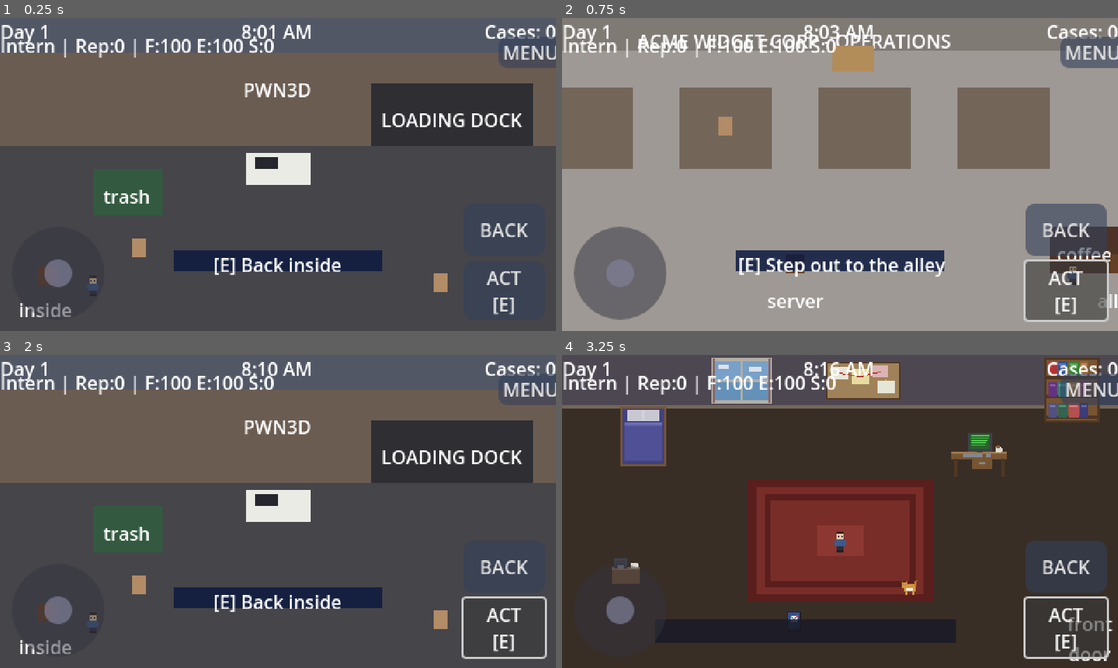
Above: before the commit, frames 1-4 (two rows, left to right).
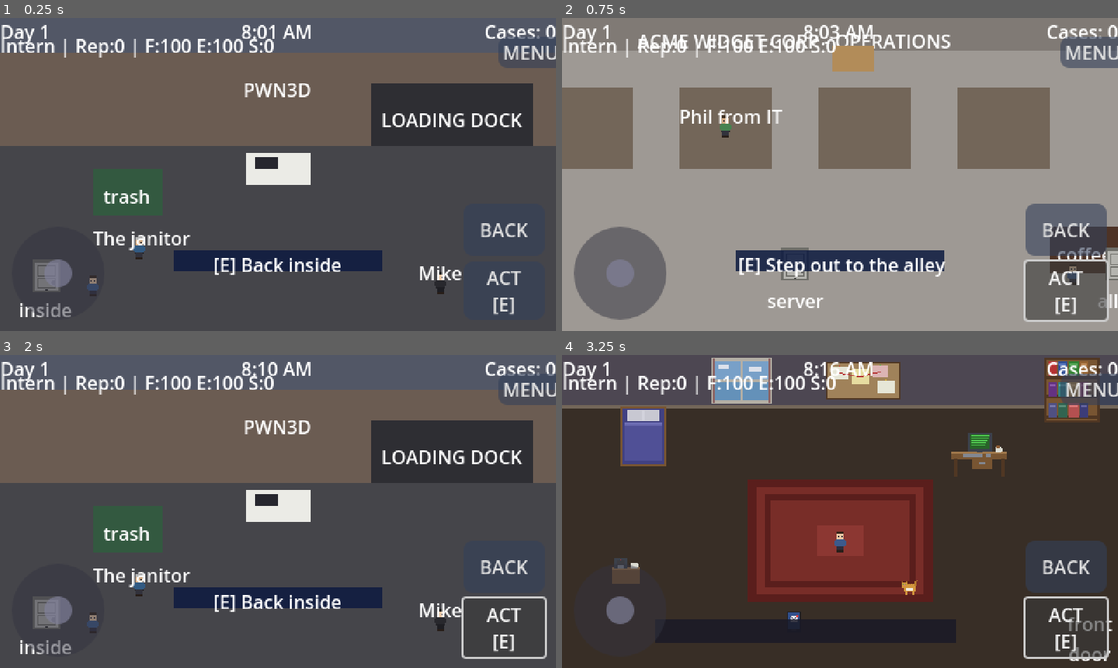
Above: after the commit, the same moments.

Repository: jbeley/dfir-godot
Game: Godot game, scene res://src/scenes/world/site_acme_alley.tscn
Two runs of this game, one before a commit and one after it. Both use one fixed random seed, a clock stepped at 60 frames per second and the inputs below. This scene is started directly instead of the project's main scene. Sound files missing from this copy of the repository are replaced by a short silence.
Inputs:
- Up to frame 1 (0.25 s): no input
- Up to frame 2 (0.75 s): click "ACT [E]" at 0.5 s
- Up to frame 3 (2 s): click "ACT [E]" at 1.25 s
- Up to frame 4 (3.25 s): click "BACK" at 2 s; click "ACT [E]" at 2.75 s

The runs differ from the first frame. In frame 1, 1.0% of the frame differs, in the area x 6-83%, y 68-89%; in frame 2, 0.9%; in frame 3, 1.0%; in frame 4, nothing differs.

Commit message:
polish(world): NPC + door sprites with name labels
Replaces the placeholder colored rectangles with pixel-art NPC sprites
(one per character, distinct hair / shirt palette) and door sprites
(wood / interior / exterior — picked automatically by the destination
location's kind). Adds name labels above each NPC.

Lookups happen via two static registries:
  - NpcSpriteRegistry: maps npc_id -> Texture2D. WorldNPC._setup_visuals
    pulls the texture on _ready, so existing scenes get sprites just by
    setting npc_id; no per-instance tscn edit needed.
  - DoorSpriteRegistry: picks wood / interior / exterior from the
    destination LocationData.kind. HUB doors are wood, SITE doors are
    interior, STREET doors are exterior. Door.gd does the lookup on
    _ready against target_location.

Generator: tools/generate_world_sprites.py produces 9 NPC sprites and
3 door sprites under assets/sprites/world/. Reuses the proportions
and palette philosophy from the existing player sprite for consistency.

Both component scenes still ship a Placeholder ColorRect that's hidden
when a real texture is present, so unconfigured NPCs / doors still
show *something* instead of nothing.

Tests: 153 passing (no behavior change). Playthrough: 50+ checkpoints
PASS — sprites confirmed rendering at apartment door, all 9 NPCs
across both sites, and Marcie carrying the same sprite across cases.

https://claude.ai/code/session_01ACEaBU8wiSehGmLUxyKfi3

Diff:
--- a/src/scenes/components/door.gd
+++ b/src/scenes/components/door.gd
@@ -10,10 +10,22 @@
 @export var target_location: StringName = &""
 @export var target_spawn: StringName = &"default"
 @export var prompt: String = "[E] Enter"
+@export var sprite_texture: Texture2D
 
 
 func _ready() -> void:
 	add_to_group("hotspots")
+	const DoorSpriteRegistry := preload("res://src/systems/world/door_sprite_registry.gd")
+	var tex: Texture2D = sprite_texture
+	if tex == null and target_location != &"":
+		tex = DoorSpriteRegistry.sprite_for_target(target_location)
+	var sprite: Sprite2D = get_node_or_null("Sprite") as Sprite2D
+	if sprite and tex != null:
+		sprite.texture = tex
+		sprite.texture_filter = CanvasItem.TEXTURE_FILTER_NEAREST
+		var placeholder: ColorRect = get_node_or_null("Placeholder") as ColorRect
+		if placeholder:
+			placeholder.visible = false
 
 
 func get_prompt() -> String:
--- a/src/scenes/components/door.tscn
+++ b/src/scenes/components/door.tscn
@@ -3,17 +3,22 @@
 [ext_resource type="Script" path="res://src/scenes/components/door.gd" id="1_door"]
 
 [sub_resource type="RectangleShape2D" id="shape_door"]
-size = Vector2(24, 24)
+size = Vector2(24, 28)
 
 [node name="Door" type="Area2D" groups=["hotspots"]]
 script = ExtResource("1_door")
 
-[node name="Sprite" type="ColorRect" parent="."]
+[node name="Placeholder" type="ColorRect" parent="."]
 offset_left = -8.0
 offset_top = -16.0
 offset_right = 8.0
 offset_bottom = 0.0
 color = Color(0.4, 0.25, 0.15, 1)
 
+[node name="Sprite" type="Sprite2D" parent="."]
+position = Vector2(0, -8)
+texture_filter = 0
+centered = true
+
 [node name="Shape" type="CollisionShape2D" parent="."]
 shape = SubResource("shape_door")
--- a/src/scenes/components/world_npc.gd
+++ b/src/scenes/components/world_npc.gd
@@ -16,6 +16,8 @@
 @export var lines: PackedStringArray = PackedStringArray()
 @export var prompt_override: String = ""
 @export var faction_id: StringName = &""
+@export var sprite_texture: Texture2D
+@export var name_label_visible: bool = true
 
 signal dialogue_requested(npc: WorldNPC)
 
@@ -24,6 +26,28 @@
 
 func _ready() -> void:
 	add_to_group("hotspots")
+	_setup_visuals()
+
+
+func _setup_visuals() -> void:
+	const NpcSpriteRegistry := preload(
+		"res://src/systems/world/npc_sprite_registry.gd"
+	)
+	var sprite: Sprite2D = get_node_or_null("Sprite") as Sprite2D
+	# Inspector override wins; otherwise look up by npc_id.
+	var tex: Texture2D = sprite_texture
+	if tex == null and npc_id != &"":
+		tex = NpcSpriteRegistry.get_sprite(npc_id)
+	if sprite and tex != null:
+		sprite.texture = tex
+		sprite.texture_filter = CanvasItem.TEXTURE_FILTER_NEAREST
+		var placeholder: ColorRect = get_node_or_null("Placeholder") as ColorRect
+		if placeholder:
+			placeholder.visible = false
+	var name_label: Label = get_node_or_null("NameLabel") as Label
+	if name_label:
+		name_label.visible = name_label_visible
+		name_label.text = display_name
 
 
 func get_prompt() -> String:
--- a/src/scenes/components/world_npc.tscn
+++ b/src/scenes/components/world_npc.tscn
@@ -3,17 +3,31 @@
 [ext_resource type="Script" path="res://src/scenes/components/world_npc.gd" id="1_npc"]
 
 [sub_resource type="RectangleShape2D" id="shape_npc"]
-size = Vector2(16, 16)
+size = Vector2(16, 20)
 
 [node name="WorldNPC" type="Area2D" groups=["hotspots"]]
 script = ExtResource("1_npc")
 
-[node name="Sprite" type="ColorRect" parent="."]
+[node name="Placeholder" type="ColorRect" parent="."]
 offset_left = -6.0
 offset_top = -10.0
 offset_right = 6.0
 offset_bottom = 6.0
 color = Color(0.7, 0.55, 0.4, 1)
 
+[node name="Sprite" type="Sprite2D" parent="."]
+position = Vector2(0, -2)
+texture_filter = 0
+centered = true
+
+[node name="NameLabel" type="Label" parent="."]
+offset_left = -40.0
+offset_top = -22.0
+offset_right = 40.0
+offset_bottom = -12.0
+text = "NPC"
+horizontal_alignment = 1
+mouse_filter = 2
+
 [node name="Shape" type="CollisionShape2D" parent="."]
 shape = SubResource("shape_npc")
--- /dev/null
+++ b/src/systems/world/door_sprite_registry.gd
@@ -0,0 +1,29 @@
+extends RefCounted
+class_name DoorSpriteRegistry
+
+## Picks a door sprite from the *destination* location's kind, so every door
+## that leads home looks the same, every door into a SITE feels like
+## entering a workplace, etc. Keeps tscn instances free of styling decisions.
+
+const LocationDataScript := preload("res://src/systems/world/location_data.gd")
+
+const WOOD: Texture2D = preload("res://assets/sprites/world/doors/wood.png")
+const INTERIOR: Texture2D = preload("res://assets/sprites/world/doors/interior.png")
+const EXTERIOR: Texture2D = preload("res://assets/sprites/world/doors/exterior.png")
+
+
+static func sprite_for_target(target_location: StringName) -> Texture2D:
+	const LocationsRegistry := preload("res://src/systems/world/locations_registry.gd")
+	var loc: Resource = LocationsRegistry.get_location(target_location)
+	if loc == null:
+		return EXTERIOR
+	match int(loc.kind):
+		LocationDataScript.Kind.HUB:
+			return WOOD
+		LocationDataScript.Kind.STREET:
+			return EXTERIOR
+		LocationDataScript.Kind.SITE:
+			return INTERIOR
+		LocationDataScript.Kind.HANGOUT:
+			return WOOD
+	return EXTERIOR
--- /dev/null
+++ b/src/systems/world/npc_sprite_registry.gd
@@ -0,0 +1,23 @@
+extends RefCounted
+class_name NpcSpriteRegistry
+
+## Lookup of pixel-art NPC sprites by npc_id. Keeps WorldNPC instances dumb —
+## the .tscn doesn't need a sprite_texture set; the component pulls its
+## texture from here on _ready, falling back to the placeholder rect if no
+## sprite is registered for the id.
+
+const SPRITES: Dictionary = {
+	&"marcie_rivera": preload("res://assets/sprites/world/npcs/marcie_rivera.png"),
+	&"asha_patel": preload("res://assets/sprites/world/npcs/asha_patel.png"),
+	&"street_busker": preload("res://assets/sprites/world/npcs/street_busker.png"),
+	&"phil_garcia": preload("res://assets/sprites/world/npcs/phil_garcia.png"),
+	&"shawn_it": preload("res://assets/sprites/world/npcs/shawn_it.png"),
+	&"alley_janitor": preload("res://assets/sprites/world/npcs/alley_janitor.png"),
+	&"hospital_chaplain": preload("res://assets/sprites/world/npcs/hospital_chaplain.png"),
+	&"darklock_mike": preload("res://assets/sprites/world/npcs/darklock_mike.png"),
+	&"darklock_devon": preload("res://assets/sprites/world/npcs/darklock_devon.png"),
+}
+
+
+static func get_sprite(npc_id: StringName) -> Texture2D:
+	return SPRITES.get(npc_id, null)
Binary file added: assets/sprites/world/doors/exterior.png
Binary file added: assets/sprites/world/doors/interior.png
Binary file added: assets/sprites/world/doors/wood.png
Binary file added: assets/sprites/world/npcs/alley_janitor.png
Binary file added: assets/sprites/world/npcs/asha_patel.png
Binary file added: assets/sprites/world/npcs/darklock_devon.png
Binary file added: assets/sprites/world/npcs/darklock_mike.png
Binary file added: assets/sprites/world/npcs/hospital_chaplain.png
Binary file added: assets/sprites/world/npcs/marcie_rivera.png
Binary file added: assets/sprites/world/npcs/phil_garcia.png
Binary file added: assets/sprites/world/npcs/shawn_it.png
Binary file added: assets/sprites/world/npcs/street_busker.png
(and 2 more such lines)
